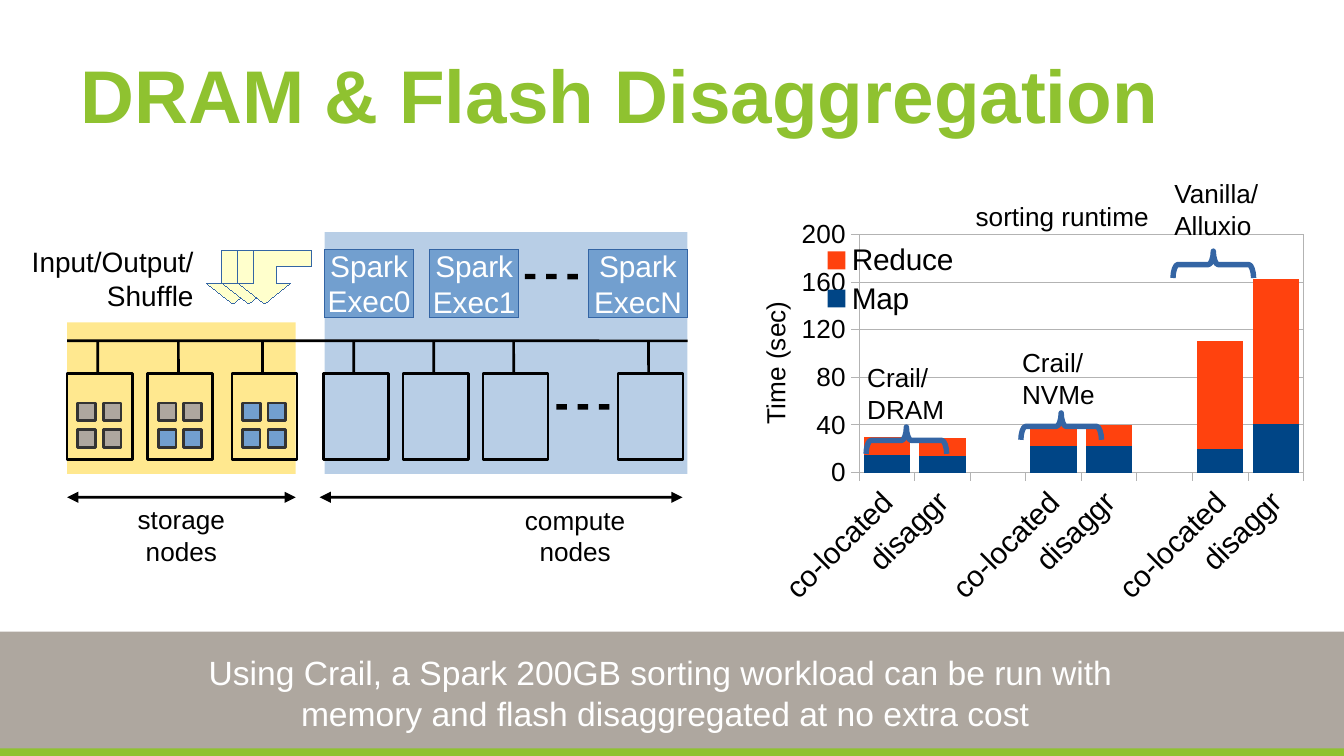
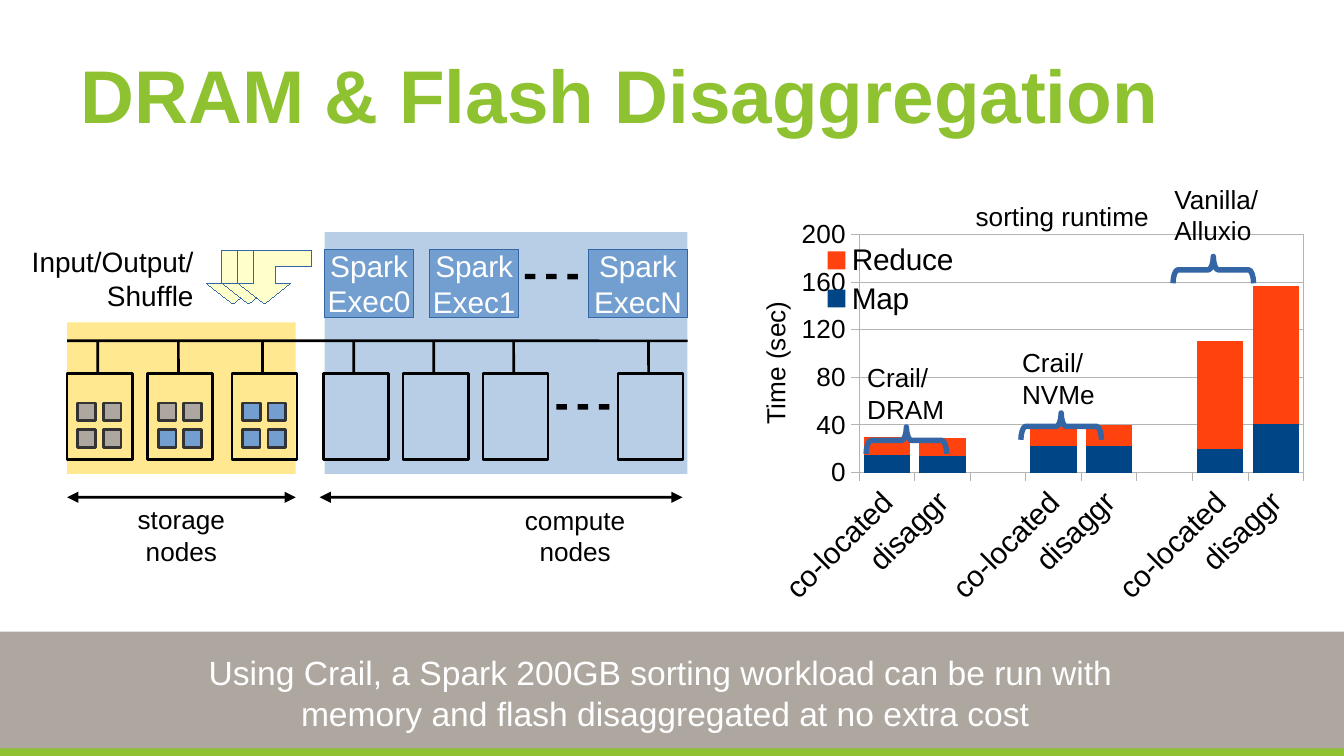
Before and after one commit to huangyibo/spark-summit-17, a slide deck: slide 27 of crail-spark-summit.odp. Drawn at 1344x756 pixels with LibreOffice and Linux fonts; fonts in the diff are those of the drawing; background and template pictures are left out. Boxes give left, top, right and bottom in pixels: in the first picture for what was removed or moved away, otherwise in the second. Text is boxed around its words. In the diff, an @@ line names an element or a change of style, - is before the commit and + after.

```diff
--- a/crail-spark-summit.odp
+++ b/crail-spark-summit.odp
@@ text "Vanilla/Alluxio" moved from (x1=1174, y1=184, x2=1258, y2=236) to (x1=1174, y1=190, x2=1258, y2=241) @@
@@ column stacked chart at (x1=780, y1=220, x2=1304, y2=605) @@
@@ Reduce, disaggr: 122 to 116 @@
@@ freeform shape moved from (x1=1173, y1=251, x2=1254, y2=278) to (x1=1173, y1=257, x2=1254, y2=284) @@
```
Also in this commit, not shown: 1 other slide changed, 1 other file.
